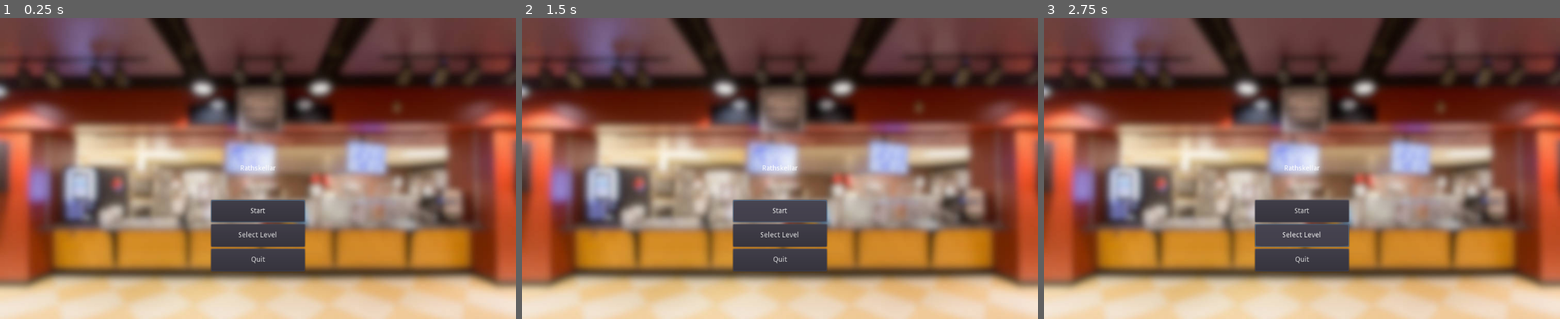
Above: before the commit, frames 1-3 (left to right).
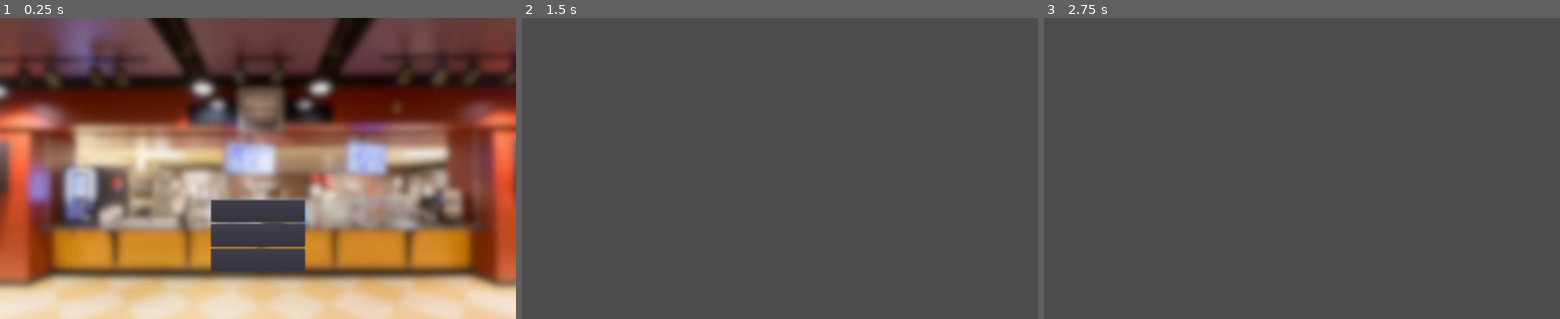
Above: after the commit, the same moments.

Repository: Apexal/wrathskeller
Game: Godot game, scene res://Menu.tscn
Same seed, same stepped clock (60 frames per second), same inputs: the game is played once before the commit and once after it.
Inputs (mouse positions are in pixels of both pictures, inside the frame that each line leads up to):
- Up to frame 1 (0.25 s): no input
- Up to frame 2 (1.5 s): click "Start" at 0.5 s; click (780, 210) at 1.25 s, where only the run before the commit has a clickable "Start"
- Up to frame 3 (2.75 s): click (1302, 234) at 2 s, where only the run before the commit has a clickable "Select Level"

The runs differ from the first frame. In frame 1, 0.1% of the frame differs, in the area x 46-54%, y 48-82%; in frame 2, 91%, in the area x 0-100%, y 0-100%; in frame 3, 91%.

Commit message:
Create theme with fonts

Diff:
--- a/Menu.gd
+++ b/Menu.gd
@@ -4,7 +4,7 @@
 	$VBoxContainer/StartButton.grab_focus()
 
 func _on_StartButton_pressed():
-	pass # Replace with function body.
+	get_tree().change_scene("res://levels/Level1.tscn")
 
 func _on_LevelSelectButton_pressed():
 	pass # Replace with function body.
--- a/Menu.tscn
+++ b/Menu.tscn
@@ -1,11 +1,17 @@
-[gd_scene load_steps=3 format=2]
+[gd_scene load_steps=6 format=2]
 
 [ext_resource path="res://Menu.gd" type="Script" id=1]
 [ext_resource path="res://assets/rathskellar_blur_bg.jpg" type="Texture" id=2]
+[ext_resource path="res://assets/fonts/default_font.tres" type="DynamicFont" id=3]
+[ext_resource path="res://assets/fonts/title_font.tres" type="DynamicFont" id=4]
+
+[sub_resource type="Theme" id=1]
+default_font = ExtResource( 3 )
 
 [node name="Menu" type="Control"]
 anchor_right = 1.0
 anchor_bottom = 1.0
+theme = SubResource( 1 )
 script = ExtResource( 1 )
 __meta__ = {
 "_edit_use_anchors_": false
@@ -65,14 +71,14 @@
 
 [node name="Title" type="Label" parent="."]
 anchor_left = 0.5
-anchor_top = 0.5
 anchor_right = 0.5
-anchor_bottom = 0.5
-margin_left = -35.0
-margin_top = -7.0
-margin_right = 35.0
-margin_bottom = 7.0
+margin_left = -156.5
+margin_top = 170.0
+margin_right = 156.5
+margin_bottom = 259.0
+custom_fonts/font = ExtResource( 4 )
 text = "Rathskellar"
+align = 1
 __meta__ = {
 "_edit_use_anchors_": false
 }
--- /dev/null
+++ b/assets/fonts/default_font.tres
@@ -0,0 +1,6 @@
+[gd_resource type="DynamicFont" load_steps=2 format=2]
+
+[ext_resource path="res://assets/fonts/FjallaOne-Regular.ttf" type="DynamicFontData" id=1]
+
+[resource]
+font_data = ExtResource( 1 )
--- /dev/null
+++ b/assets/fonts/title_font.tres
@@ -0,0 +1,7 @@
+[gd_resource type="DynamicFont" load_steps=2 format=2]
+
+[ext_resource path="res://assets/fonts/FjallaOne-Regular.ttf" type="DynamicFontData" id=1]
+
+[resource]
+size = 70
+font_data = ExtResource( 1 )
--- /dev/null
+++ b/levels/Level1.tscn
@@ -0,0 +1,3 @@
+[gd_scene format=2]
+
+[node name="Level1" type="Node2D"]
--- a/project.godot
+++ b/project.godot
@@ -20,4 +20,4 @@
 
 [rendering]
 
-environment/default_environment="res://default_env.tres"
+environment/default_environment="res://assets/ui_theme.tres"
Renamed: default_env.tres -> assets/ui_theme.tres
